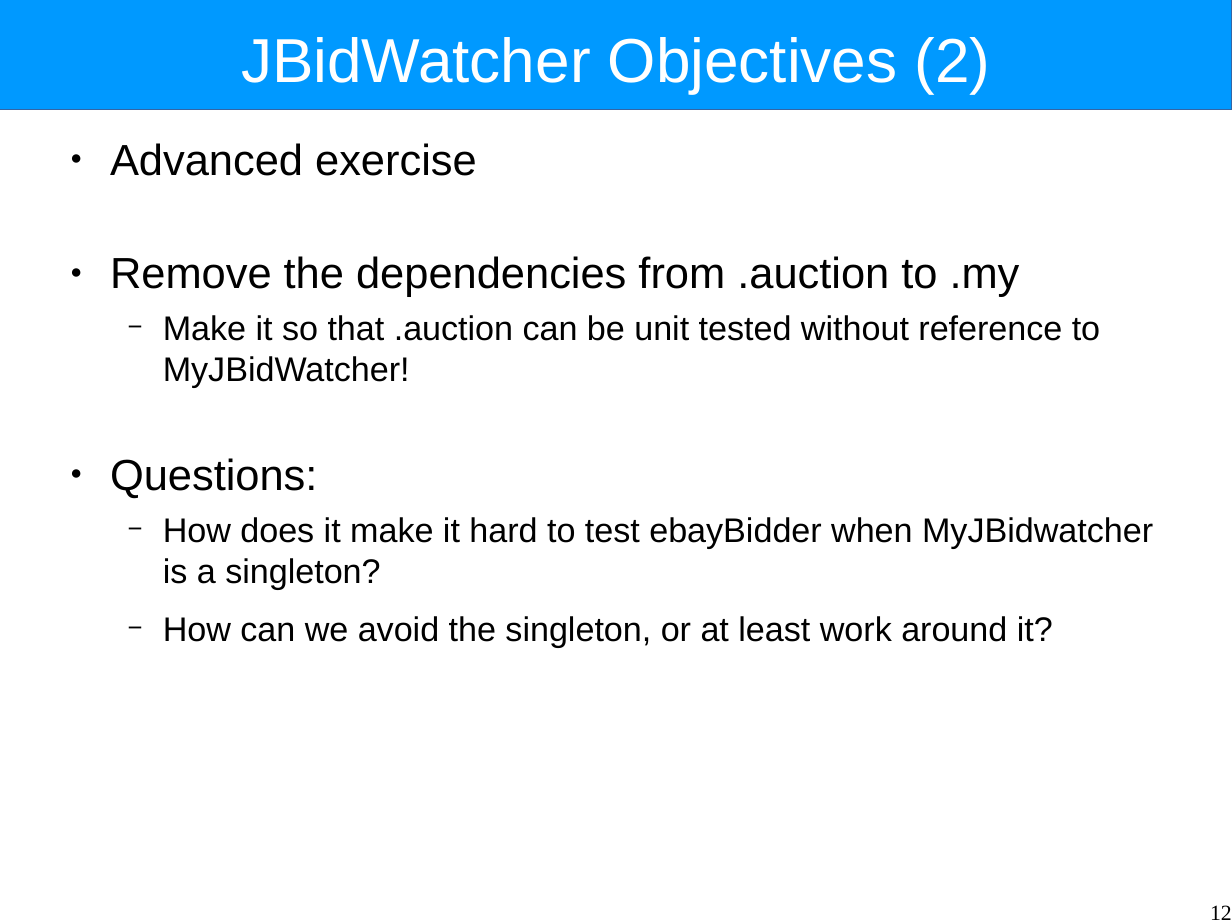
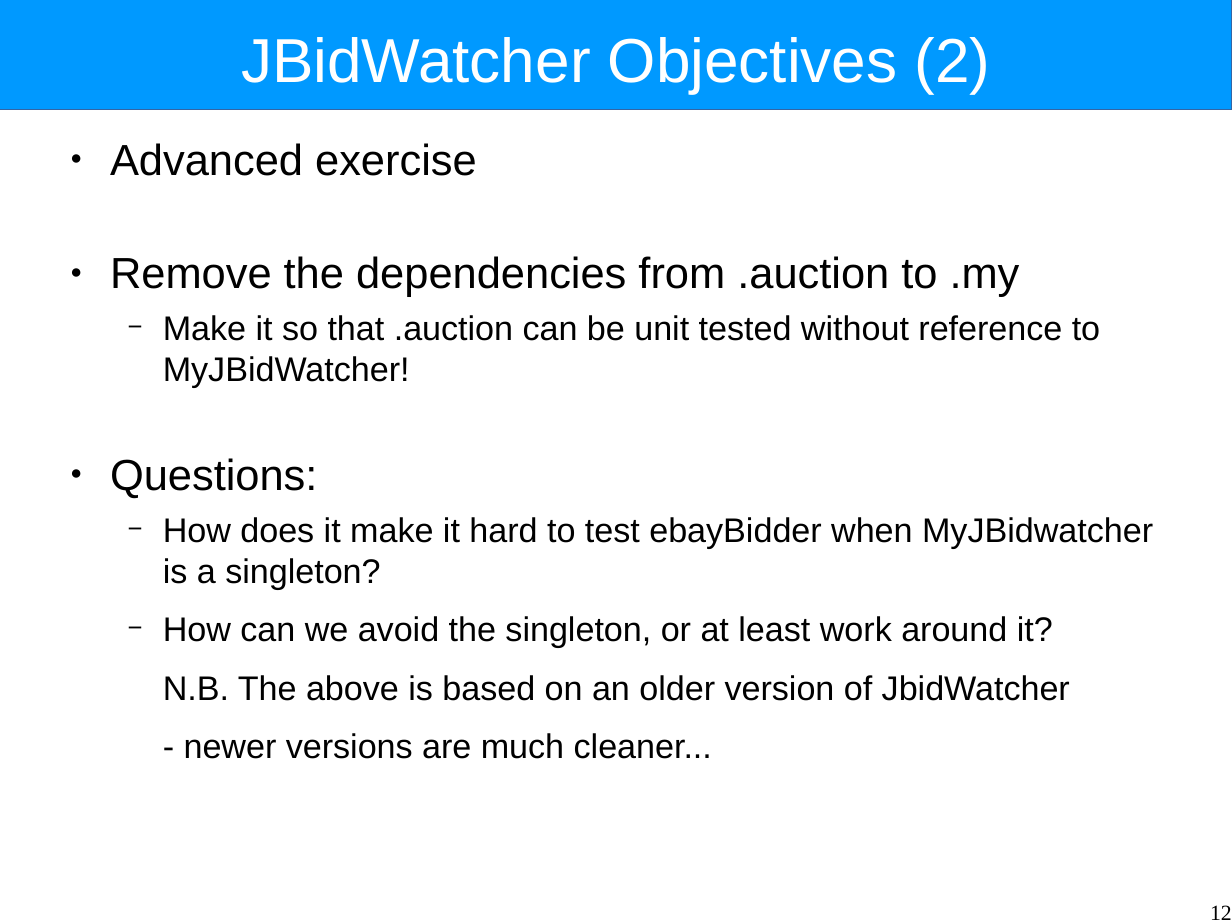
Before and after one commit to Intrinsarc/intrinsarc-evolve, a slide deck: slide 12 of Academic Work/lectures/system-structure-tutorial.odp. Drawn at 1232x924 pixels with LibreOffice and Linux fonts; fonts in the diff are those of the drawing. Boxes give left, top, right and bottom in pixels: in the first picture for what was removed or moved away, otherwise in the second. Text is boxed around its words. In the diff, an @@ line names an element or a change of style, - is before the commit and + after.

```diff
--- a/Academic Work/lectures/system-structure-tutorial.odp
+++ b/Academic Work/lectures/system-structure-tutorial.odp
@@ text at (x1=163, y1=675, x2=1070, y2=759): paragraphs added @@
+  N.B. The above is based on an older version of JbidWatcher
+  - newer versions are much cleaner...
```
Also in this commit, not shown: 5 other slides changed, 4 other files.
